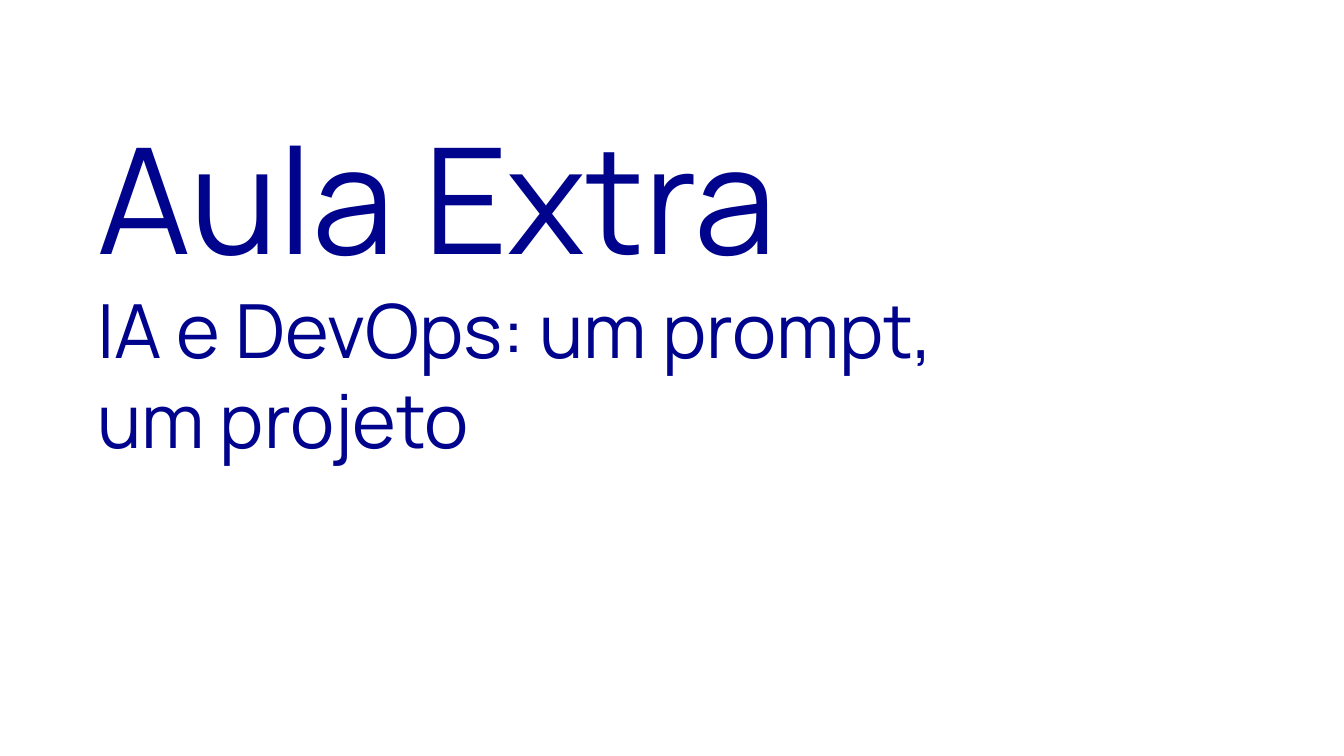
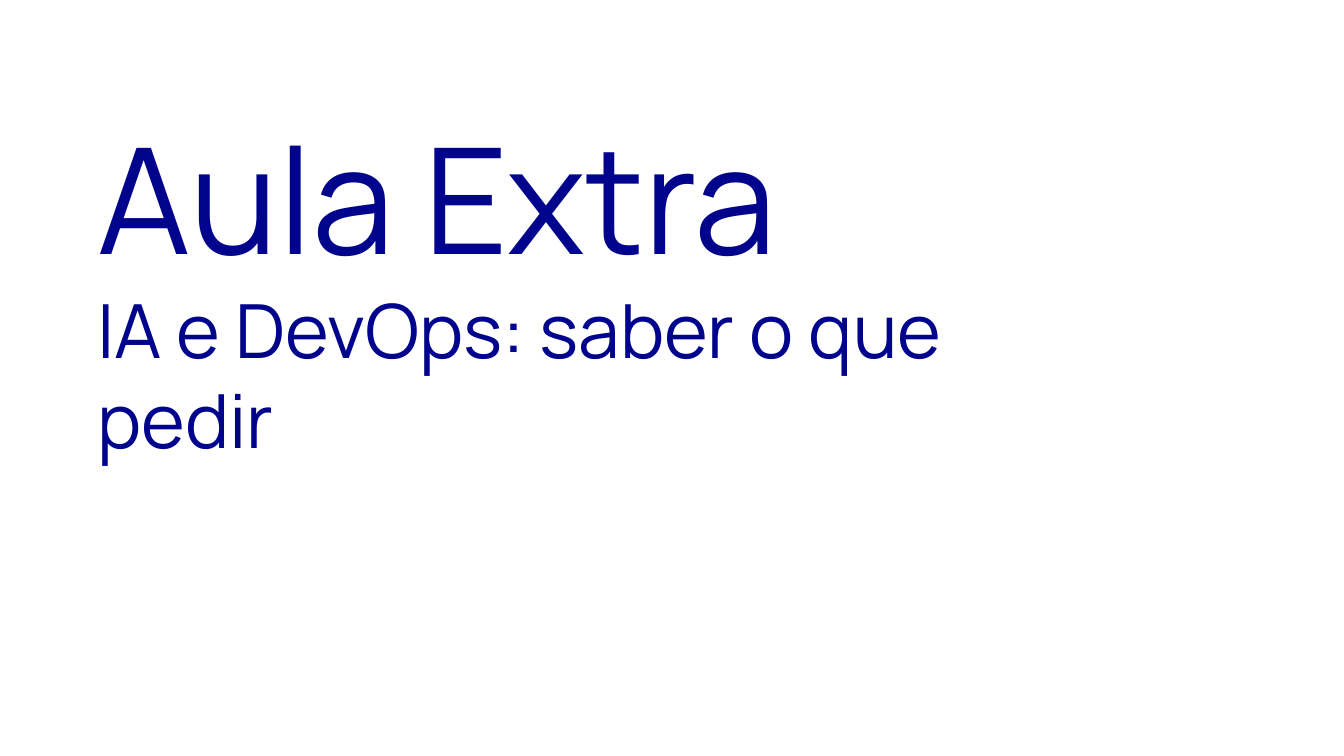
Before and after one commit to matera-vrn/bootcamp-devops-2026, a slide deck: slide 1 of aulas/aula-10-github-actions/aula-extra-ia/slides/aula-extra.odp. Drawn at 1344x756 pixels with LibreOffice and Linux fonts; fonts in the diff are those of the drawing; background and template pictures are left out. Boxes give left, top, right and bottom in pixels: in the first picture for what was removed or moved away, otherwise in the second. Text is boxed around its words. In the diff, an @@ line names an element or a change of style, - is before the commit and + after.

```diff
--- a/aulas/aula-10-github-actions/aula-extra-ia/slides/aula-extra.odp
+++ b/aulas/aula-10-github-actions/aula-extra-ia/slides/aula-extra.odp
@@ text at bbox=[97, 303, 941, 466]: text changed @@
-IA e DevOps: um prompt, um projeto
+IA e DevOps: saber o que pedir
```
Also in this commit, not shown: 2 other slides changed, 2 slides added, 13 other files.
